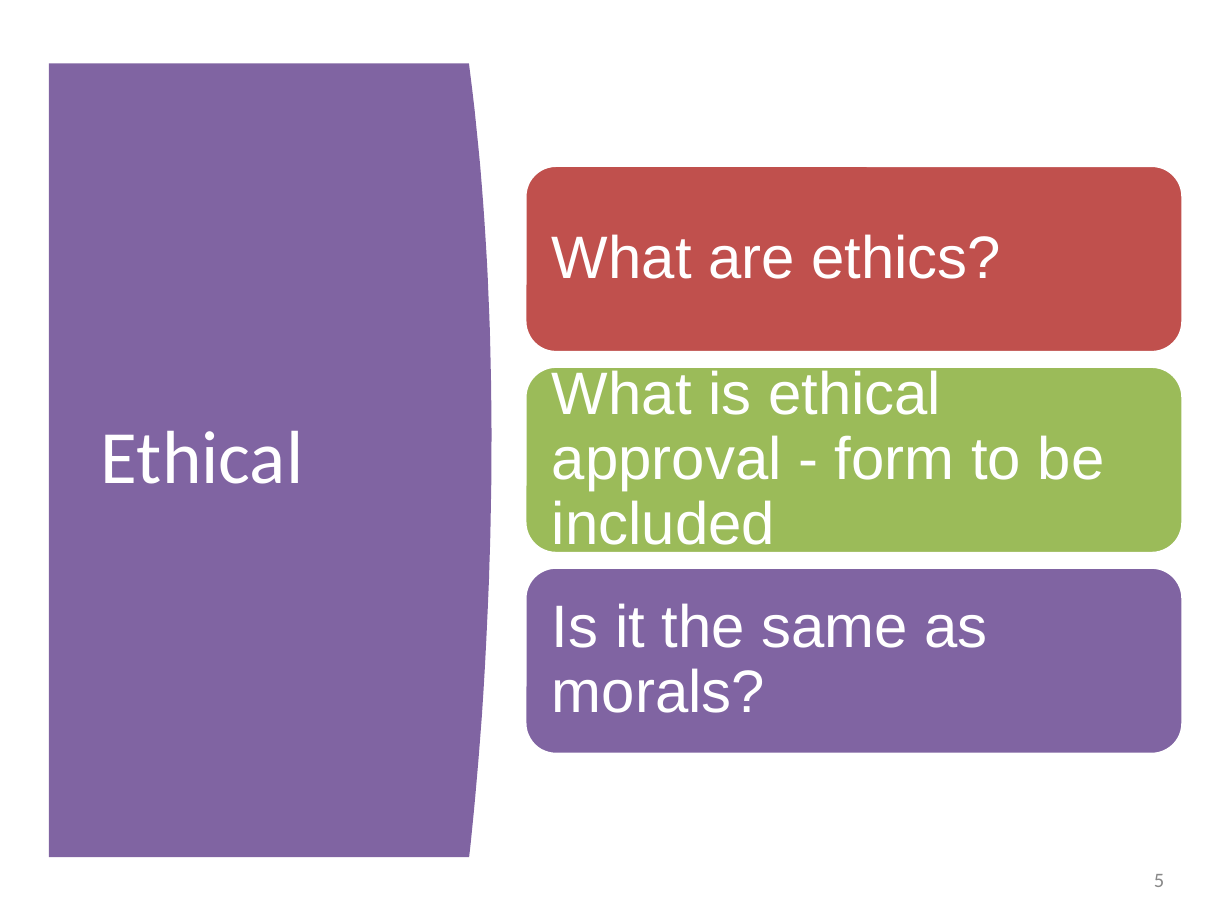
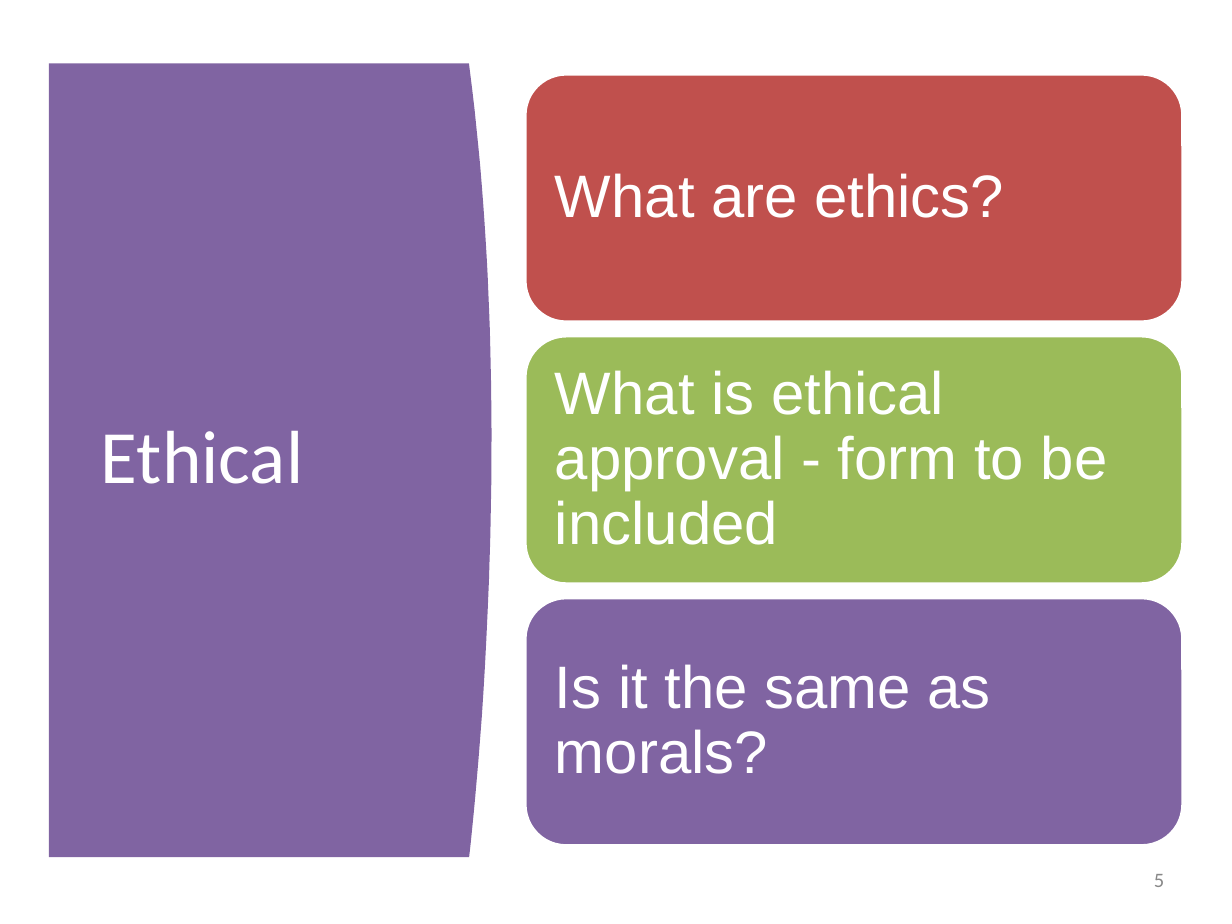
Before and after one commit to M4rk3h/uniWork, a slide deck: slide 5 of dissertation/lectures/Project Seminar 5 - LSEPI.pptx. Drawn at 1232x924 pixels with LibreOffice and Linux fonts; fonts in the diff are those of the drawing. Boxes give left, top, right and bottom in pixels: in the first picture for what was removed or moved away, otherwise in the second. Text is boxed around its words. In the diff, an @@ line names an element or a change of style, - is before the commit and + after.

```diff
--- a/dissertation/lectures/Project Seminar 5 - LSEPI.pptx
+++ b/dissertation/lectures/Project Seminar 5 - LSEPI.pptx
@@ rounded rectangle: place and size @@
-rounded rectangle at box(525, 165, 1183, 352)
+rounded rectangle at box(525, 74, 1183, 323)
@@ text "What are ethics?": place and size @@
-text "What are ethics?" at box(552, 234, 1001, 279)
+text "What are ethics?" at box(555, 173, 1004, 218)
@@ rounded rectangle: place and size @@
-rounded rectangle at box(525, 366, 1183, 553)
+rounded rectangle at box(525, 336, 1183, 585)
@@ text "What is ethical approval - ..." rewrapped from box(552, 366, 1105, 555) to box(555, 370, 1108, 545) @@
@@ rounded rectangle: place and size @@
-rounded rectangle at box(525, 567, 1183, 754)
+rounded rectangle at box(525, 598, 1183, 846)
@@ text "Is it the same as ...": place and size @@
-text "Is it the same as ..." at box(552, 603, 988, 713)
+text "Is it the same as ..." at box(555, 664, 991, 774)
```
Also in this commit, not shown: 9 other slides changed, 2 other files.
